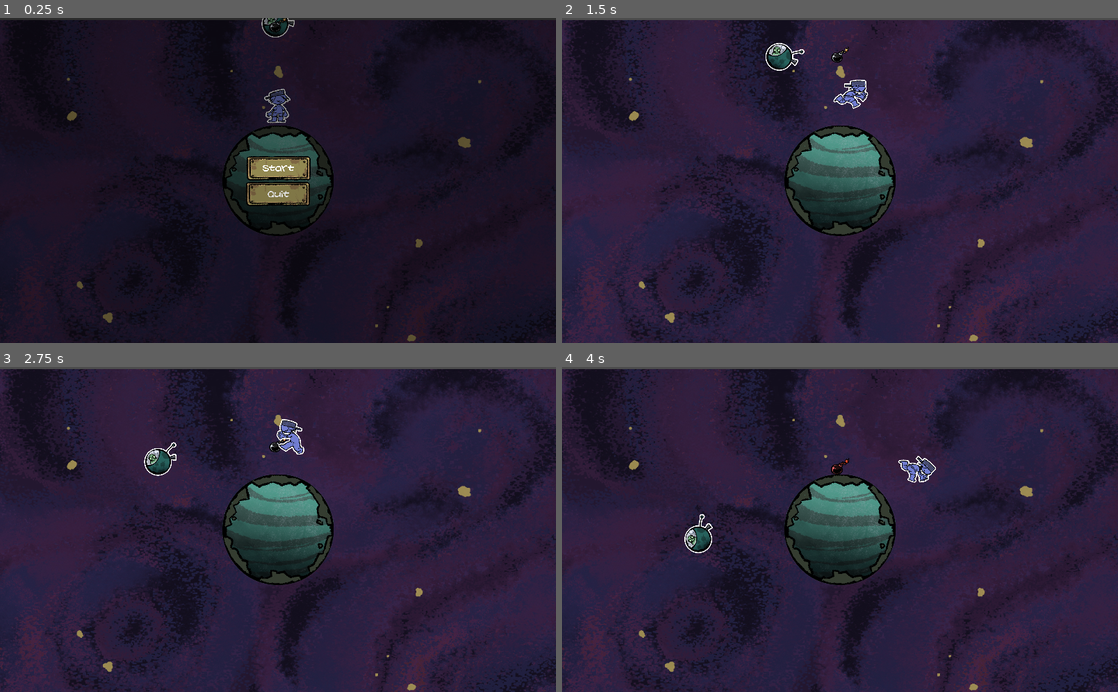
Above: before the commit, frames 1-4 (two rows, left to right).
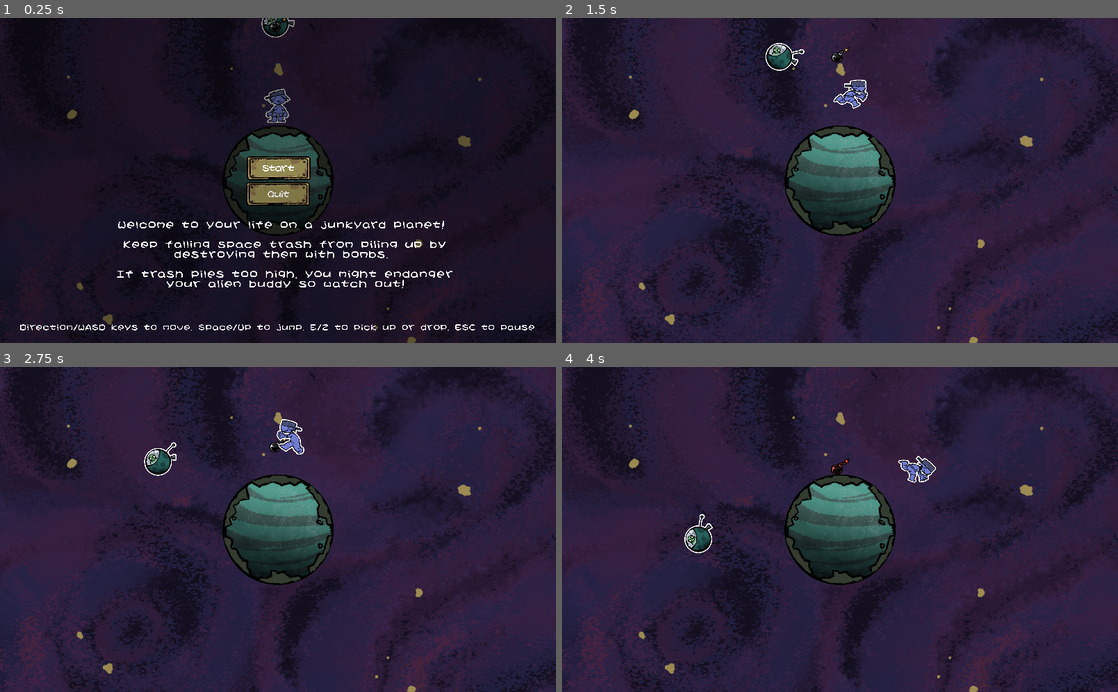
Above: after the commit, the same moments.

Repository: DanGrenade/TinyWorldJam
Game: Godot game, scene res://Scenes/GameTest.tscn
Two runs of this game, one before a commit and one after it. Both use one fixed random seed, a clock stepped at 60 frames per second and the inputs below. The project has no main scene, so this scene is started directly.
Inputs:
- Up to frame 1 (0.25 s): no input
- Up to frame 2 (1.5 s): click "Start" at 0.5 s; hold D (move_right) from 1.28 s (still down); tap Space (jump) at 1.35 s
- Up to frame 3 (2.75 s): tap Space (jump) at 1.52, 1.82, 2.27, 2.3, 2.57 s; release D (move_right) at 2.03 s; hold Left (move_left) from 2.03 s (still down); tap E (box_grab) at 2.1 s
- Up to frame 4 (4 s): release Left (move_left) at 2.78 s; hold D (move_right) from 2.78 s (still down); tap Space (jump) at 2.85, 3.77, 3.8 s; tap E (box_grab) at 3.6 s

The runs differ from the first frame. In frame 1, 3.0% of the frame differs, in the area x 0-100%, y 0-100%; in frame 2, 2.7%; in frame 3, 2.7%; in frame 4, 2.7%.

Commit message:
Issue #45 + #43

Diff:
--- a/Scenes/GameTest.tscn
+++ b/Scenes/GameTest.tscn
@@ -27,9 +27,9 @@
 
 [node name="TextureRect" type="TextureRect" parent="Camera2D"]
 margin_left = -2898.0
-margin_top = -1483.0
+margin_top = -1513.18
 margin_right = 2565.0
-margin_bottom = 1700.0
+margin_bottom = 1723.82
 texture = ExtResource( 8 )
 expand = true
 __meta__ = {
@@ -64,7 +64,19 @@
 [node name="YSort" parent="Start_Menu" index="0"]
 position = Vector2( 0, 1 )
 
-[node name="ColorRect" parent="Start_Menu/YSort" index="0"]
+[node name="Controls" parent="Start_Menu/YSort" index="0"]
+margin_left = -2164.22
+margin_top = 1617.48
+margin_right = 3168.78
+margin_bottom = 2261.48
+
+[node name="Instructions" parent="Start_Menu/YSort/StartContent" index="0"]
+margin_left = -1145.9
+margin_top = -249.066
+margin_right = 2305.1
+margin_bottom = 858.934
+
+[node name="ColorRect" parent="Start_Menu/YSort" index="2"]
 margin_left = -2437.0
 margin_top = -1205.0
 margin_right = 3115.0
@@ -77,12 +89,11 @@
 margin_right = -1033.18
 margin_bottom = -592.309
 rect_scale = Vector2( 4, 4 )
+[connection signal="switch_game_state_signal" from="." to="Camera2D" method="_on_GameManager_switch_game_state_signal"]
+[connection signal="switch_game_state_signal" from="." to="Alien_Ship" method="_on_GameManager_switch_game_state_signal"]
+[connection signal="switch_game_state_signal" from="." to="PlayerCharacter" method="_on_GameManager_switch_game_state_signal"]
 [connection signal="switch_game_state_signal" from="." to="GarbageSpawner" method="_on_GameManager_switch_game_state_signal"]
-[connection signal="switch_game_state_signal" from="." to="Alien_Ship" method="_on_GameManager_switch_game_state_signal"]
-[connection signal="switch_game_state_signal" from="." to="Camera2D" method="_on_GameManager_switch_game_state_signal"]
-[connection signal="switch_game_state_signal" from="." to="PlayerCharacter" method="_on_GameManager_switch_game_state_signal"]
 [connection signal="ship_hit" from="Alien_Ship" to="." method="_on_Alien_Ship_ship_hit"]
-[connection signal="ship_hit" from="Alien_Ship" to="Audio" method="_on_Alien_Ship_ship_hit"]
 [connection signal="timeout" from="GarbageSpawner/Timer" to="GarbageSpawner" method="_on_Timer_timeout"]
 [connection signal="player_hit" from="PlayerCharacter" to="Camera2D" method="_on_PlayerCharacter_player_hit"]
 [connection signal="player_hit" from="PlayerCharacter" to="Audio" method="_on_PlayerCharacter_player_hit"]
--- a/Scenes/PlayerCharacter.tscn
+++ b/Scenes/PlayerCharacter.tscn
@@ -19,18 +19,18 @@
 
 [sub_resource type="Animation" id=1]
 resource_name = "Drop_Trash"
-length = 0.6
-tracks/0/type = "value"
-tracks/0/path = NodePath(".:texture")
-tracks/0/interp = 1
-tracks/0/loop_wrap = true
-tracks/0/imported = false
-tracks/0/enabled = true
-tracks/0/keys = {
-"times": PoolRealArray( 0, 0.6 ),
-"transitions": PoolRealArray( 1, 1 ),
-"update": 1,
-"values": [ ExtResource( 11 ), ExtResource( 11 ) ]
+length = 0.3
+tracks/0/type = "value"
+tracks/0/path = NodePath(".:texture")
+tracks/0/interp = 1
+tracks/0/loop_wrap = true
+tracks/0/imported = false
+tracks/0/enabled = true
+tracks/0/keys = {
+"times": PoolRealArray( 0 ),
+"transitions": PoolRealArray( 1 ),
+"update": 1,
+"values": [ ExtResource( 11 ) ]
 }
 tracks/1/type = "value"
 tracks/1/path = NodePath(".:position")
@@ -39,10 +39,10 @@
 tracks/1/imported = false
 tracks/1/enabled = true
 tracks/1/keys = {
-"times": PoolRealArray( 0, 0.1, 0.3 ),
+"times": PoolRealArray( 0, 0.1, 0.2 ),
 "transitions": PoolRealArray( 1, 1, 1 ),
 "update": 0,
-"values": [ Vector2( 13.4666, -21.3782 ), Vector2( 12.2775, -2.74852 ), Vector2( 13.4666, -21.3782 ) ]
+"values": [ Vector2( 13.4666, -21.3782 ), Vector2( 15.4485, 15.4848 ), Vector2( 13.4666, -21.3782 ) ]
 }
 tracks/2/type = "value"
 tracks/2/path = NodePath(".:scale")
@@ -51,10 +51,10 @@
 tracks/2/imported = false
 tracks/2/enabled = true
 tracks/2/keys = {
-"times": PoolRealArray( 0, 0.1, 0.3 ),
+"times": PoolRealArray( 0, 0.1, 0.2 ),
 "transitions": PoolRealArray( 1, 1, 1 ),
 "update": 0,
-"values": [ Vector2( 1, 1 ), Vector2( 1.07432, 0.898198 ), Vector2( 1, 1 ) ]
+"values": [ Vector2( 1, 1 ), Vector2( 1.16441, 0.798563 ), Vector2( 1, 1 ) ]
 }
 
 [sub_resource type="Animation" id=2]
--- a/Scenes/Start_Menu.tscn
+++ b/Scenes/Start_Menu.tscn
@@ -1,8 +1,19 @@
-[gd_scene load_steps=6 format=2]
+[gd_scene load_steps=9 format=2]
 
 [ext_resource path="res://Art/UI/button_large.png" type="Texture" id=1]
 [ext_resource path="res://Scripts/TextureButton.gd" type="Script" id=2]
 [ext_resource path="res://Scripts/Start_Menu.gd" type="Script" id=3]
+[ext_resource path="res://font/kirbyss.ttf" type="DynamicFontData" id=4]
+
+[sub_resource type="DynamicFont" id=4]
+size = 80
+extra_spacing_char = 10
+font_data = ExtResource( 4 )
+
+[sub_resource type="DynamicFont" id=3]
+size = 100
+extra_spacing_char = 14
+font_data = ExtResource( 4 )
 
 [sub_resource type="DynamicFontData" id=1]
 font_path = "res://font/kirbyss.ttf"
@@ -22,6 +33,45 @@
 
 [node name="YSort" type="YSort" parent="."]
 z_index = 1
+
+[node name="Controls" type="Label" parent="YSort"]
+margin_left = 64.0
+margin_top = 2474.01
+margin_right = 2218.0
+margin_bottom = 3118.01
+custom_fonts/font = SubResource( 4 )
+text = "Direction/WASD keys to move. Space/Up to jump. E/Z to pick up or drop. ESC to pause"
+align = 1
+autowrap = true
+__meta__ = {
+"_edit_use_anchors_": false
+}
+
+[node name="StartContent" type="Control" parent="YSort"]
+margin_top = 911.0
+margin_right = 2666.0
+margin_bottom = 3292.0
+__meta__ = {
+"_edit_use_anchors_": false
+}
+
+[node name="Instructions" type="Label" parent="YSort/StartContent"]
+margin_left = 75.0
+margin_top = 285.0
+margin_right = 2005.0
+margin_bottom = 1393.0
+size_flags_horizontal = 2
+custom_fonts/font = SubResource( 3 )
+text = "Welcome to your life on a junkyard planet!
+
+Keep falling space trash from piling up by destroying them with bombs.
+
+If trash piles too high, you might endanger your alien buddy so watch out!"
+align = 1
+autowrap = true
+__meta__ = {
+"_edit_use_anchors_": false
+}
 
 [node name="ColorRect" type="ColorRect" parent="YSort"]
 modulate = Color( 1, 1, 1, 0.411765 )
@@ -30,6 +80,7 @@
 mouse_filter = 1
 color = Color( 0, 0, 0, 1 )
 __meta__ = {
+"_edit_lock_": true,
 "_edit_use_anchors_": false
 }
 
--- a/Scripts/GameManager.gd
+++ b/Scripts/GameManager.gd
@@ -11,7 +11,6 @@
 
 func _process(delta):
 	if Input.is_action_pressed("pause_game"):
-		print(current_state)
 		if current_state == state_playing:
 			stop_game()
 			$Start_Menu.visible = true
--- a/Scripts/Start_Menu.gd
+++ b/Scripts/Start_Menu.gd
@@ -17,6 +17,8 @@
 	visible = false
 	$YSort/VBoxContainer/TextureButton.visible = false
 	$YSort/VBoxContainer/TextureButton3.visible = true
+	$YSort/StartContent.visible = false
+
 	pass
 
 #Continue Button Pressed
